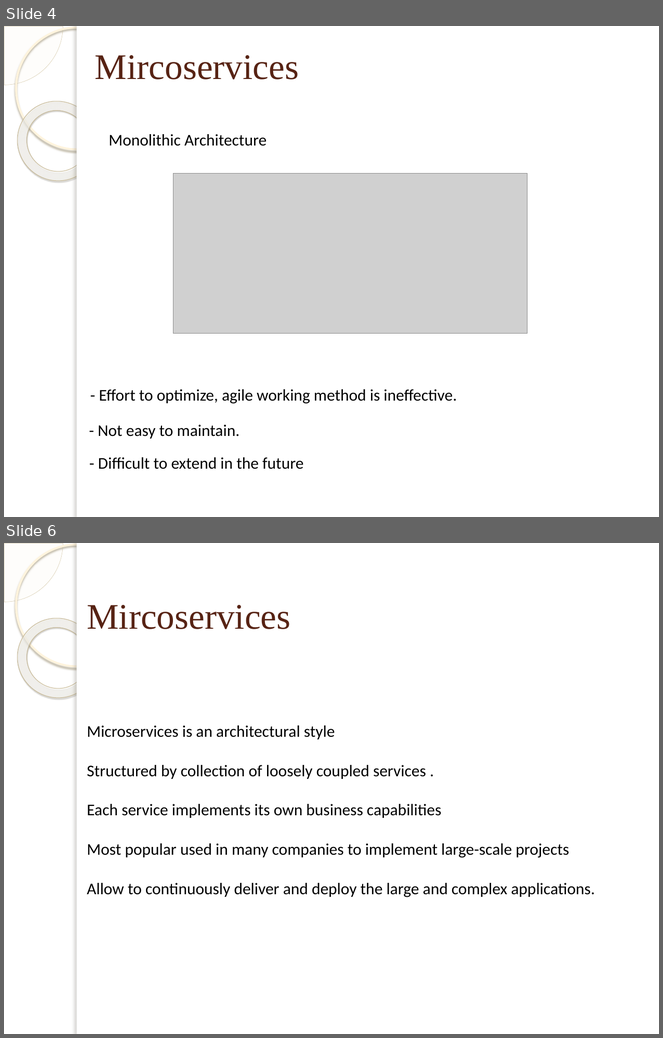
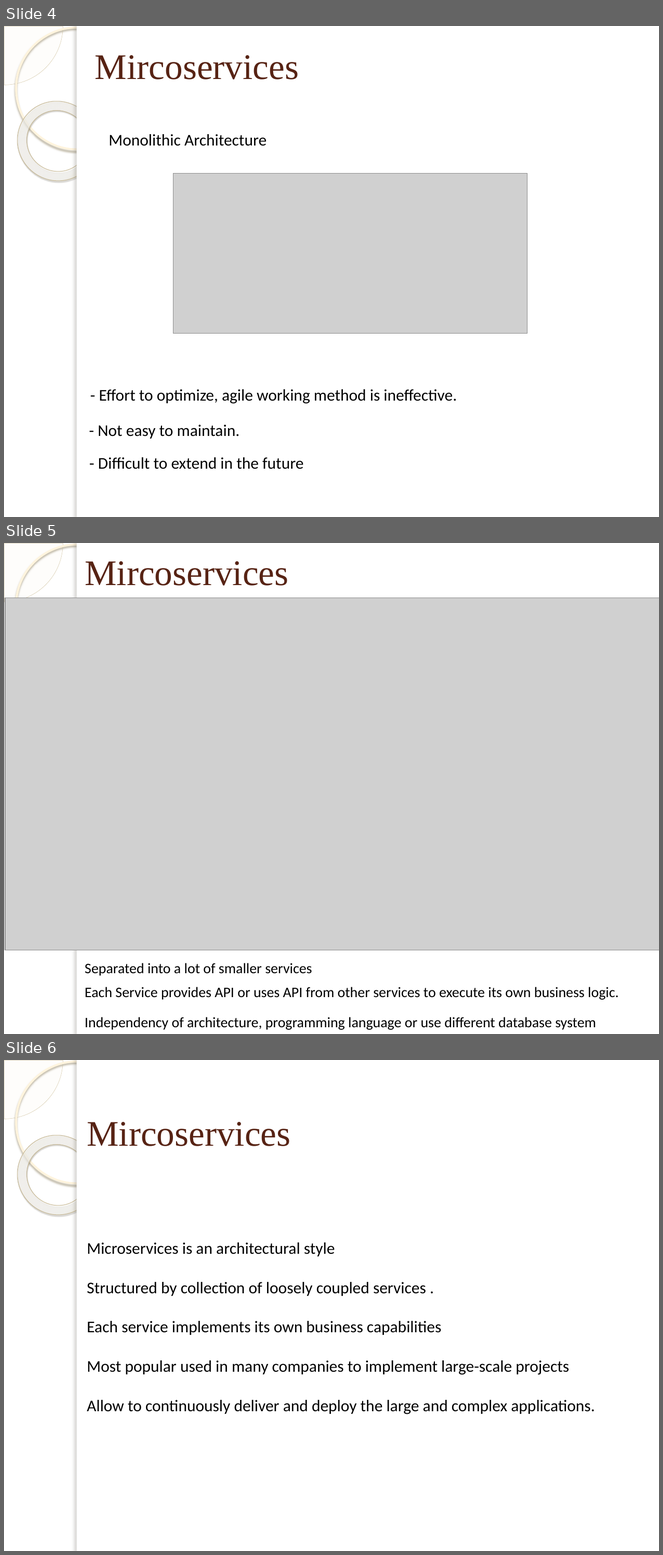
Before and after one commit to dohungcuongdev/thesis-documentation, a slide deck: Thesis-review.pptx. Shown one above the other, each under a label of ours: slides 4 and 6 before the commit, slides 4, 5 and 6 after it; the slides between them are not shown. The pictures are 663x1038 and 663x1555 pixels, drawn with LibreOffice and Linux fonts; fonts in the diff are those of the drawing; grey boxes stand for pictures; background and template pictures are left out. Boxes give left, top, right and bottom in pixels: in the first picture for what was removed or moved away, otherwise in the second. Text is boxed around its words. In the diff, an @@ line names an element or a change of style, - is before the commit and + after.

```diff
--- a/Thesis-review.pptx
+++ b/Thesis-review.pptx
@@ slide 5 added at bbox=[4, 543, 659, 1034], background picture (left out); not listed: 5 template elements that a slide beside it also shows @@
@@ title added at bbox=[85, 561, 288, 586], 39.6 pt, text #572314 @@
+Mircoservices
@@ picture added at bbox=[6, 598, 659, 951] @@
@@ text added at bbox=[85, 963, 312, 976], 16 pt, text #000000 @@
+Separated into a lot of smaller services
@@ text added at bbox=[85, 987, 619, 1000], 16 pt, text #000000 @@
+Each Service provides API or uses API from other services to execute its own business logic.
@@ text added at bbox=[85, 1017, 596, 1030], 16 pt, text #000000 @@
+Independency of architecture, programming language or use different database system
```
Also in this commit, not shown: 3 slides changed, 3 slides removed, 1 other file.
